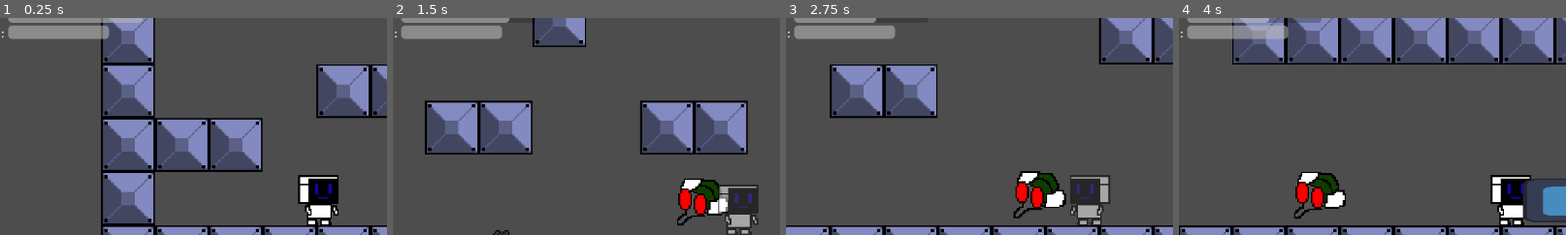
Above: before the commit, frames 1-4 (left to right).
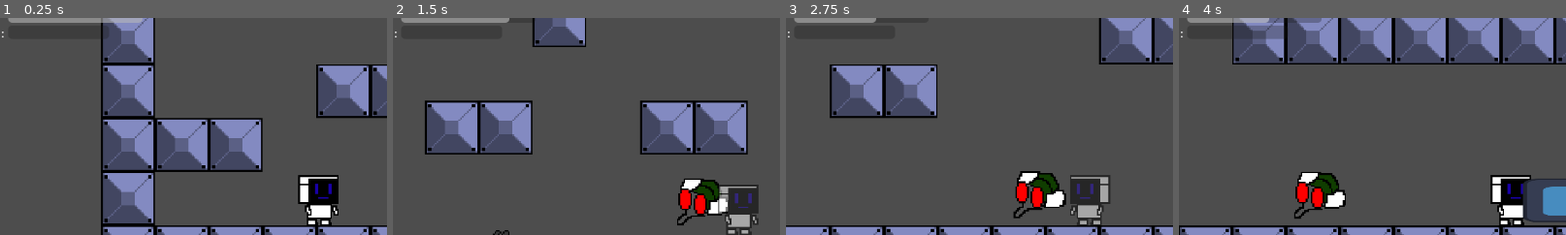
Above: after the commit, the same moments.

Repository: DanielKuhnDeAraujo/Robozin
Game: Godot game, scene res://scenes/jogo.tscn
Two runs of this game, one before a commit and one after it. Both use one fixed random seed, a clock stepped at 60 frames per second and the inputs below. The engine's default icon, where the game draws it, is replaced by a stand-in: a white triangle on a blue panel in a dark square.
Inputs:
- Up to frame 1 (0.25 s): no input
- Up to frame 2 (1.5 s): hold D (andar_direita) from 0.53 s (still down); tap X (atirar) at 0.6 s; tap Space (pulo) at 0.77 s; tap Z (aspirar) at 1.35 s
- Up to frame 3 (2.75 s): tap Space (pulo) at 1.52 s; tap X (atirar) at 1.55, 2.1 s; release D (andar_direita) at 2.03 s; hold Left (andar_esquerda) from 2.03 s (still down)
- Up to frame 4 (4 s): release Left (andar_esquerda) at 2.78 s; hold D (andar_direita) from 2.78 s (still down); tap X (atirar) at 2.85, 3.8 s; tap Space (pulo) at 3.02, 3.77 s; hold Z (aspirar) from 3.53 s (still down)
The pictures show only the part of the screen within x 9-59%, y 8-58%; the shares and areas given below are measured in that part.

The runs differ from the first frame. In frame 1, 1.6% of the frame differs, in the area x 2-29%, y 3-10%; in frame 2, 1.6%; in frame 3, 1.6%; in frame 4, 1.6%.

Commit message:
n ta mais quebrado

Diff:
--- a/project.godot
+++ b/project.godot
@@ -64,11 +64,6 @@
 "events": [Object(InputEventKey,"resource_local_to_scene":false,"resource_name":"","device":-1,"window_id":0,"alt_press …(192 unchanged characters)…
 ]
 }
-"recarga da munião (tirar depois)"={
-"deadzone": 0.2,
-"events": [Object(InputEventKey,"resource_local_to_scene":false,"resource_name":"","device":-1,"window_id":0,"alt_pressed":false,"shift_pressed":false,"ctrl_pressed":false,"meta_pressed":false,"pressed":false,"keycode":0,"physical_keycode":61,"key_label":0,"unicode":61,"location":0,"echo":false,"script":null)
-]
-}
 
 [layer_names]
 
--- a/scripts/hud.gd
+++ b/scripts/hud.gd
@@ -11,7 +11,7 @@
 # Called when the node enters the scene tree for the first time.
 func _ready() -> void:
 	barra_vida.max_value = curent_life
-	barra_municao.max_value = curent_ammo
+	barra_municao.max_value = 3
 	barra_vida.value = curent_life
 	barra_municao.value = curent_ammo
 
--- a/scripts/player.gd
+++ b/scripts/player.gd
@@ -54,11 +54,7 @@
 	HUD.max_ammo = ammo
 	HUD.curent_ammo = ammo
 func _physics_process(delta: float) -> void:
-
 	#remover depois:
-	if Input.is_action_just_pressed("recarga da munião (tirar depois)"):
-		ammo = 3
-		atualizar()
 	#obtem a posição do spawn de projétil (eu sei, tosco)
 	spawn_projetil = spawn_posit.global_position
 	#jump buffer
@@ -251,4 +247,3 @@
 	HUD.atualizar = true
 	HUD.curent_ammo = ammo
 	HUD.curent_life = vida
-	HUD.curent_ammo = ammo
